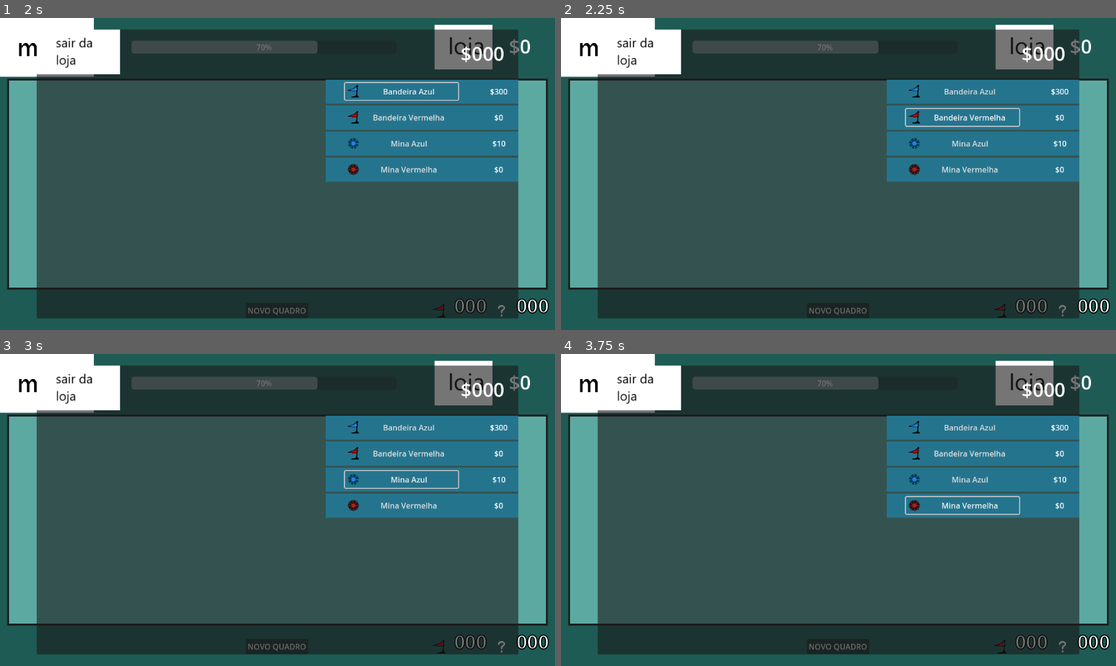
Above: before the commit, frames 1-4 (two rows, left to right).
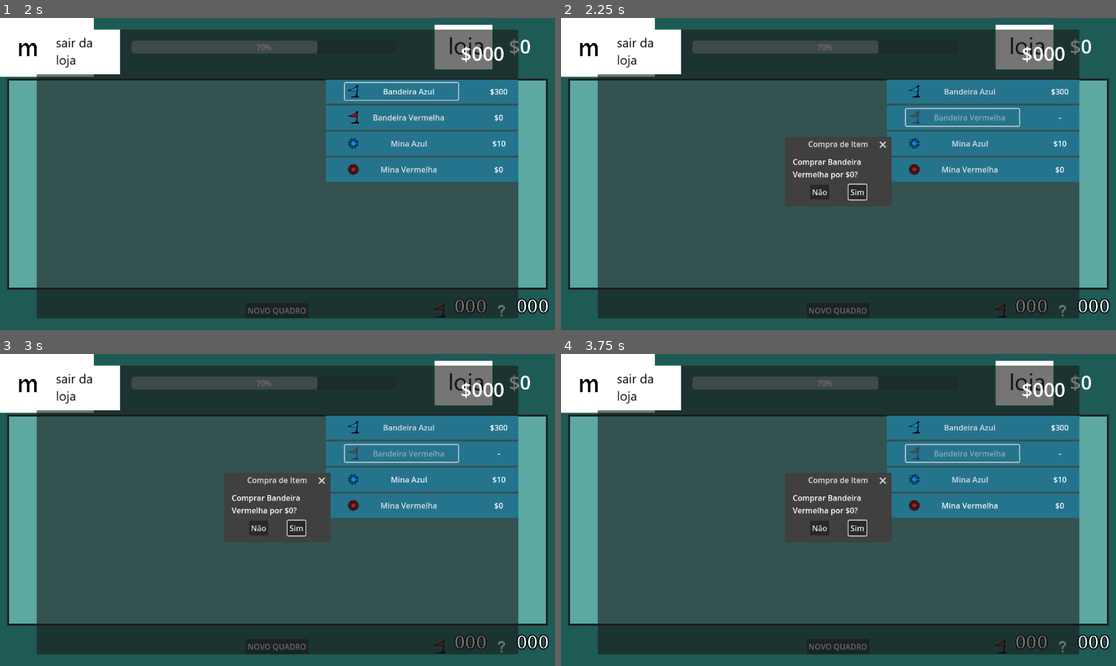
Above: after the commit, the same moments.

Repository: yuris2024/minesweeper
Game: Godot game, scene res://base_scripts/GameManager.tscn
The game is run twice, just before and just after one commit, with the same random seed, the same clock (stepped at 60 frames per second) and the same inputs.
Inputs:
- Up to frame 1 (2 s): click "$0" at 0.5 s; click "Bandeira Azul" at 1.25 s
- Up to frame 2 (2.25 s): click "Bandeira Vermelha" at 2 s
- Up to frame 3 (3 s): click "Mina Azul" at 2.75 s
- Up to frame 4 (3.75 s): click "Mina Vermelha" at 3.5 s

Frame 1 is identical in both runs. In frame 2, 1.1% of the frame differs, in the area x 41-91%, y 29-59%; in frame 3, 1.5%; in frame 4, 1.5%, in the area x 41-91%, y 28-59%.

Commit message:
Add confirmation box to store
Pop up comes up when an item is purchased.

Diff:
--- a/base_scripts/GameManager.gd
+++ b/base_scripts/GameManager.gd
@@ -27,19 +27,20 @@
 func connect_shop():
 	$Shop.connect("item_bought",_on_item_bought)
 
-func _on_item_bought(price):
+func _on_item_bought(item: InvItem):
 	print("item bought game manager")
+	var price = item.price
 	print("game manager" + str(price))
 	_add_coins(-1*price)
 
-#func _set_graphics(item:InvItem):
-	#match item.type:
-		#'mine':
-			#mine_texture = item.texture
-		#'flag':
-			#flag_texture = item.texture
-		#'bg':
-			#bg_texture = item.texture
+func _set_graphics(item:InvItem):
+	match item.type:
+		'mine':
+			mine_texture = item.texture
+		'flag':
+			flag_texture = item.texture
+		'bg':
+			bg_texture = item.texture
 
 #endregion
 
--- a/shop.gd
+++ b/shop.gd
@@ -2,6 +2,7 @@
 
 @export var inv: Inv
 var invslot_scene: PackedScene = preload("res://inventory/shop_inv_slot.tscn")
+var invslot_array: Array[Node]
 
 signal item_bought
 
@@ -28,23 +29,25 @@
 func _on_item_bought(index):
 	# Esta função deve ser chamada apenas se o botão do item puder ser pressionado
 	# Caso o item não esteja disponível, o botão deve estar desabilitado.
-	#
-	# Verificar se possui dinheiro suficiente.
-		# Se não, não fazer nada.
-		# Se sim:
-
 	var price
 	price = inv.items[index].price
 	print(str(price))
 	if price > get_parent().coins:
 		print("not enough money")
 	else:
-		# ask for confirmation, maybe
-		# diminuir # de moedas
+		$ConfirmPurchase.dialog_text = "Comprar " + inv.items[index].name + " por $" + str(inv.items[index].price) + "?"
+		$ConfirmPurchase.visible = true
+		# diminuir # de moedas -> GameManager
 		# adicionar o item aos disponíveis
-		# desabilitar o botão na loja
-		# mudar os gráficos/texto na loja p/ mostrar que não está mais em estoque
-		item_bought.emit(price) #
+		item_bought.emit(inv.items[index])
+		$VBoxContainer/HBoxContainer/ScrollContainer/ShopItemList.get_child(index).find_child("Label").text = '-'
+		$VBoxContainer/HBoxContainer/ScrollContainer/ShopItemList.get_child(index).find_child("Button").disabled = true
+
+func _on_confirm_purchase_confirmed() -> void:
+	pass # Replace with function body.
+
+func _on_confirm_purchase_canceled() -> void:
+	pass # Replace with function body.
 
 func _on_exit_to_menu_pressed() -> void:
 	visible = false
--- a/shop.tscn
+++ b/shop.tscn
@@ -46,6 +46,15 @@
 layout_mode = 2
 size_flags_vertical = 3
 
+[node name="InventoryContainer" type="ScrollContainer" parent="VBoxContainer/HBoxContainer"]
+custom_minimum_size = Vector2(400, 300)
+layout_mode = 2
+
+[node name="InventoryList" type="VBoxContainer" parent="VBoxContainer/HBoxContainer/InventoryContainer"]
+layout_mode = 2
+size_flags_horizontal = 3
+size_flags_vertical = 3
+
 [node name="CenterContainer" type="CenterContainer" parent="VBoxContainer/HBoxContainer"]
 layout_mode = 2
 size_flags_horizontal = 3
@@ -66,4 +75,6 @@
 custom_minimum_size = Vector2(0, 100)
 layout_mode = 2
 
+[connection signal="canceled" from="ConfirmPurchase" to="." method="_on_confirm_purchase_canceled"]
+[connection signal="confirmed" from="ConfirmPurchase" to="." method="_on_confirm_purchase_confirmed"]
 [connection signal="pressed" from="VBoxContainer/Header/ExitToMenu" to="." method="_on_exit_to_menu_pressed"]
